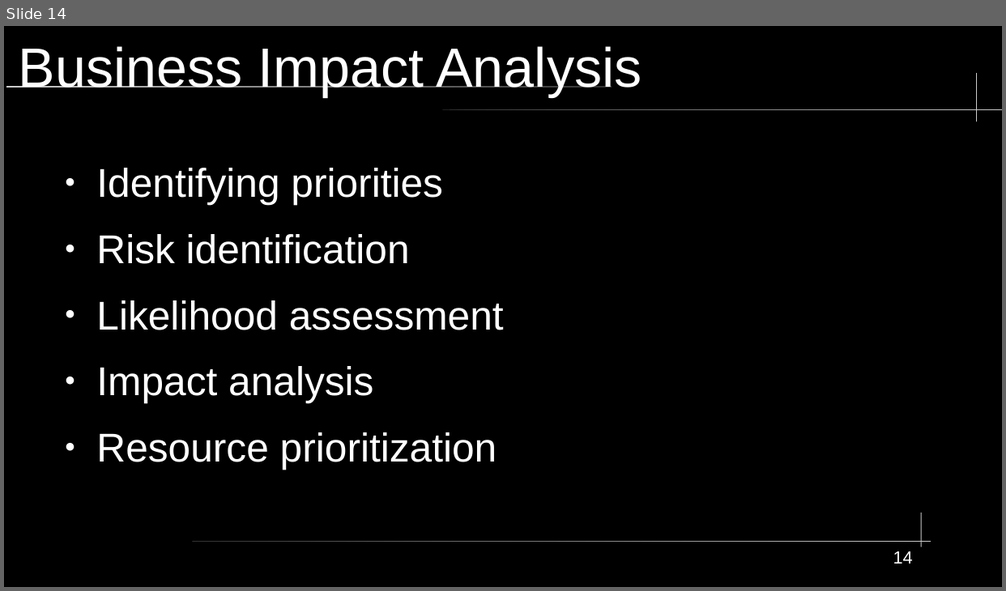
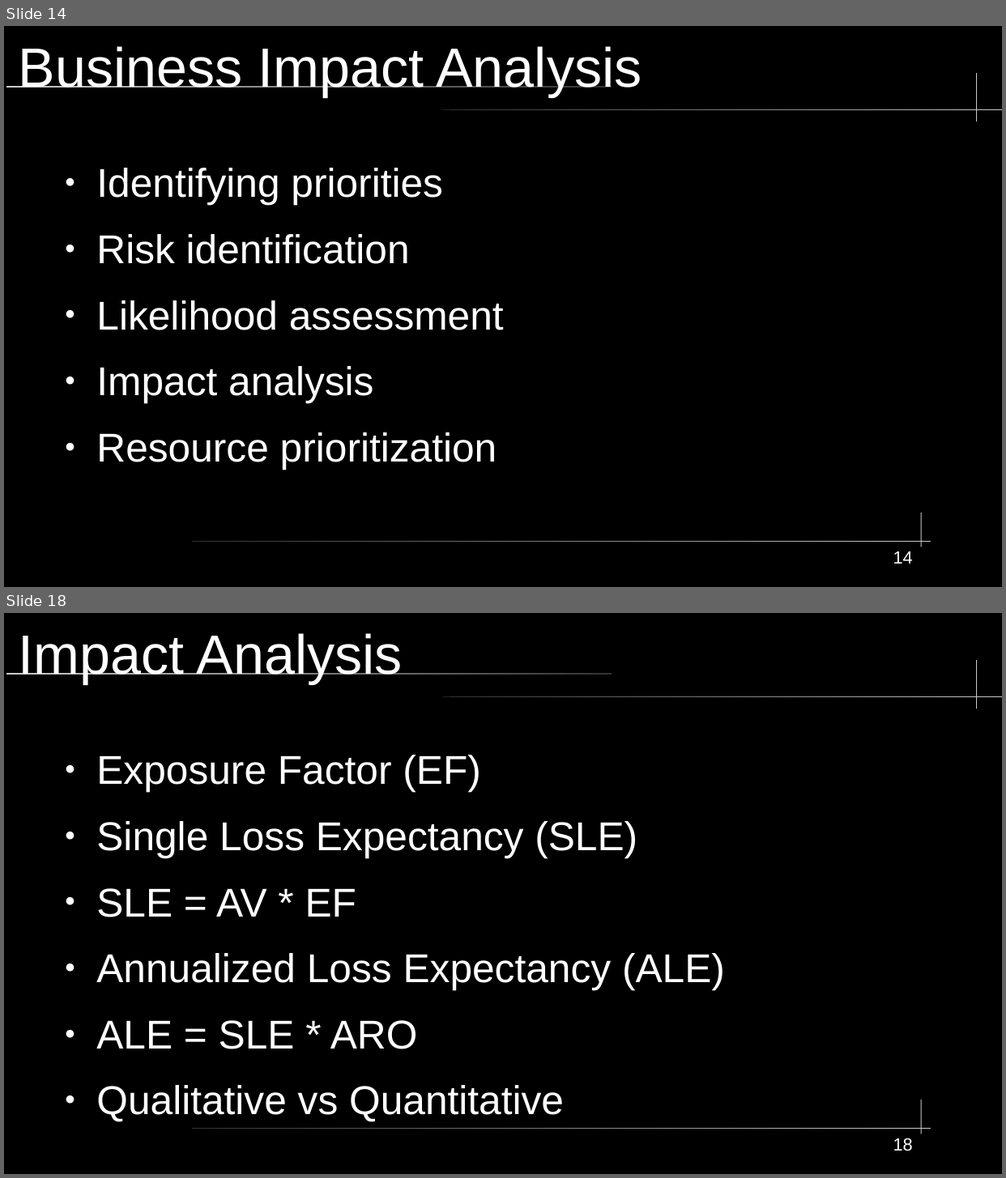
Before and after one commit to City-Colleges-of-Chicago-Cybersecurity/COMPSFI-214, a slide deck: 2026/Spring/powerpoints/Chatper-03-Business-Continuity-Planning.odp. Shown one above the other, each under a label of ours: slide 14 before the commit, slides 14 and 18 after it; the slides between them are not shown. The pictures are 1006x591 and 1006x1178 pixels, drawn with LibreOffice and Linux fonts; fonts in the diff are those of the drawing. Boxes give left, top, right and bottom in pixels: in the first picture for what was removed or moved away, otherwise in the second. Text is boxed around its words. In the diff, an @@ line names an element or a change of style, - is before the commit and + after.

```diff
--- a/2026/Spring/powerpoints/Chatper-03-Business-Continuity-Planning.odp
+++ b/2026/Spring/powerpoints/Chatper-03-Business-Continuity-Planning.odp
@@ slide 18 added at [4, 613, 1002, 1174], background #000000; not listed: 5 template elements that a slide beside it also shows @@
@@ title added at [19, 633, 403, 684], 44 pt, text #FFFFFF @@
+Impact Analysis
@@ text added at [96, 755, 725, 1122], 32 pt, text #FFFFFF @@
+● Exposure Factor (EF)
+● Single Loss Expectancy (SLE)
+● SLE = AV * EF
+● Annualized Loss Expectancy (ALE)
+● ALE = SLE * ARO
+● Qualitative vs Quantitative
@@ page number added at [893, 1139, 913, 1152], 14 pt, text #FFFFFF @@
+18
```
Also in this commit, not shown: 4 other slides added.
